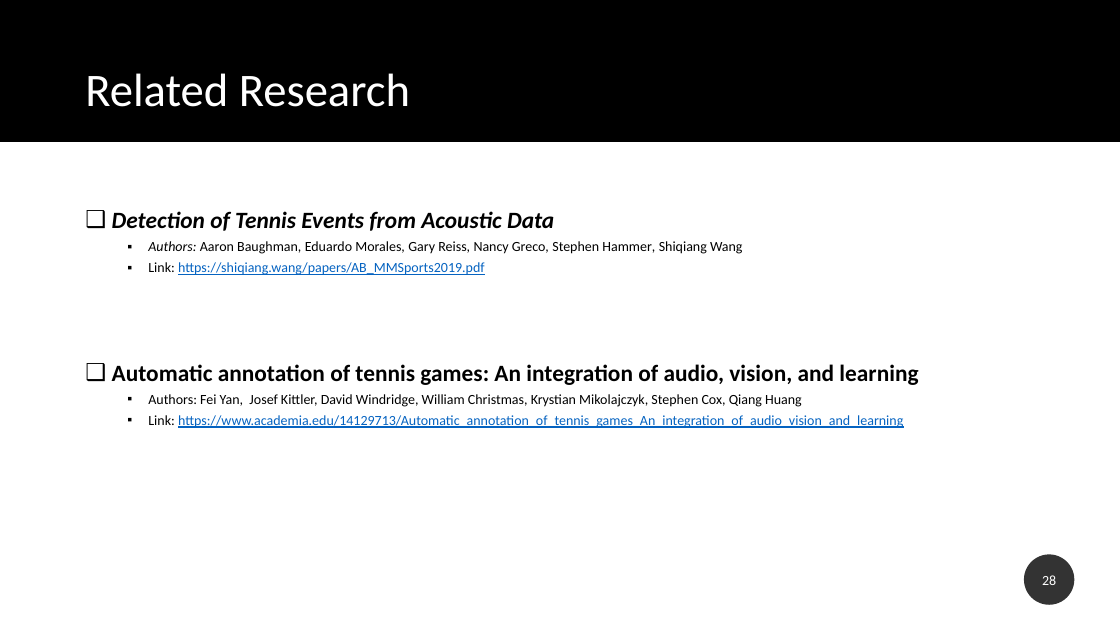
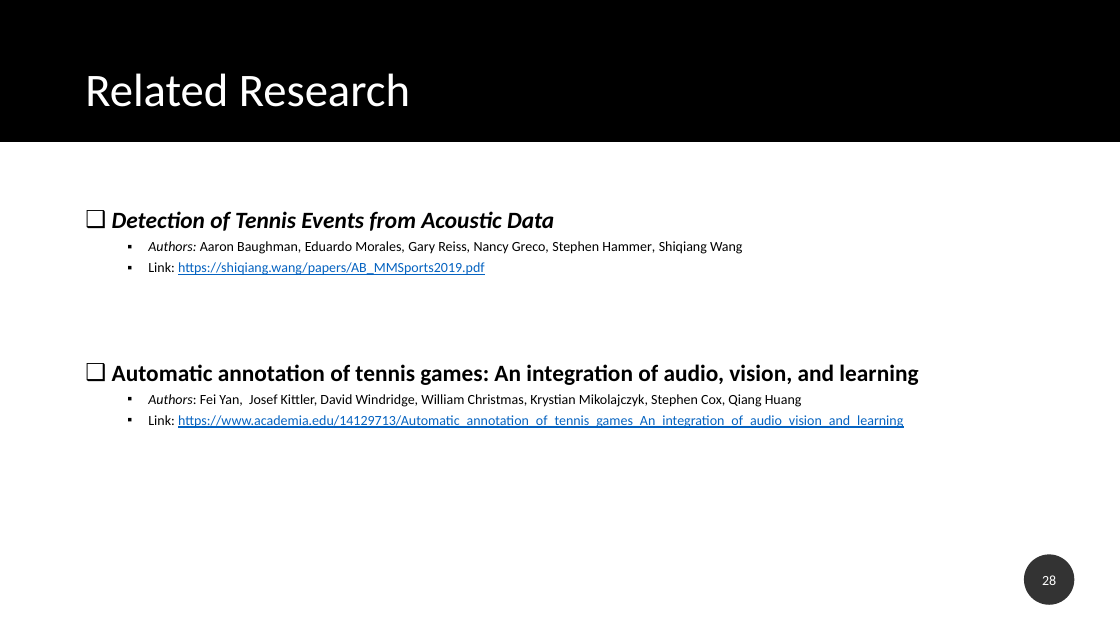
Before and after one commit to carina-haaf/prj_final_47_2122_leim, a slide deck: slide 28 of doc/apresentacoes_aulas/analise_requisitos_v4_en.pptx. Drawn at 1120x630 pixels with LibreOffice and Linux fonts; fonts in the diff are those of the drawing. Boxes give left, top, right and bottom in pixels: in the first picture for what was removed or moved away, otherwise in the second. Text is boxed around its words. In the diff, an @@ line names an element or a change of style, - is before the commit and + after.

```diff
--- a/doc/apresentacoes_aulas/analise_requisitos_v4_en.pptx
+++ b/doc/apresentacoes_aulas/analise_requisitos_v4_en.pptx
@@ text at (x1=148, y1=394, x2=802, y2=407): italic on in "Authors:" @@
```
Also in this commit, not shown: 7 other slides changed.
